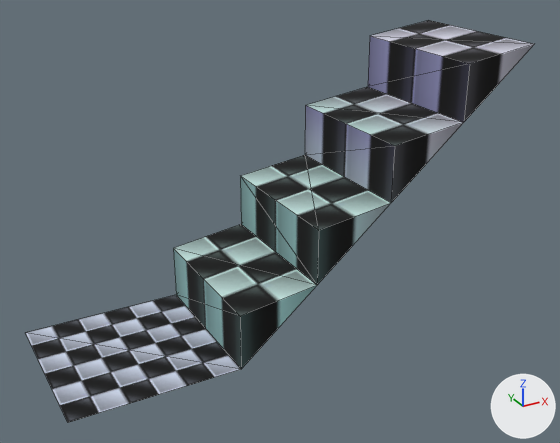
A saved change to the glTF model site/public/sm64ds/models/km1_dorifu1.glb.
Rendered twice from a camera (50 mm lens) standing at (-7.68, -9.12, 6.02) and looking at (-2.77, -0.18, 1.55). Every picture has the same lights, and +X, +Y and +Z are marked at lower right. The picture after the commit comes second. Mesh edges are drawn as thin lines. Vertices at exactly the same position are counted once.

Before the edit, the objects in view are built like this:
```python
me_km1_dorifu1 = bpy.data.meshes.new('km1_dorifu1')
me_km1_dorifu1.from_pydata(...)  # 20 vertices, 26 faces; spans x -6.25..0.78, y -1.17..1.17, z 0.0..3.91
me_km1_dorifu1.materials.append(mat_mat_yuka5)
ob_km1_dorifu1 = bpy.data.objects.new('km1_dorifu1', me_km1_dorifu1)
ob_km1_dorifu1.location = (0.0, 0.0, 0.0)
```
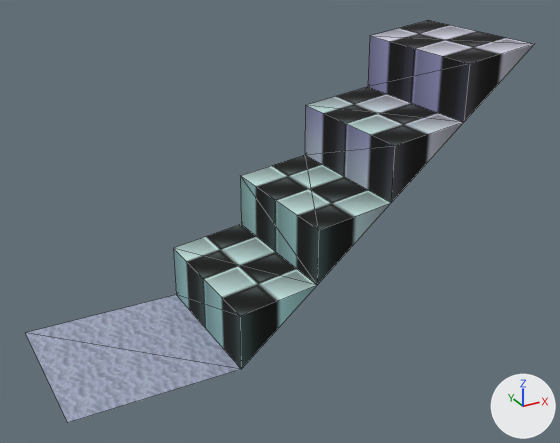
Pixel boxes [x1, y1, x2, y2] of what changed, in the pictures (560 x 443 px):
part 1 of me_km1_dorifu1, recoloured: [26, 295, 241, 423] in both

Diff of the bpy script that builds the scene:
```diff
--- a/site/public/sm64ds/models/km1_dorifu1.glb.py
+++ b/site/public/sm64ds/models/km1_dorifu1.glb.py
@@ img_yuka @@
+img_yuka = load_image('yuka', '_unpacked/yuka', 32, 32, 'sRGB')
@@ mat_mat_yuka_ue @@
+mat_mat_yuka_ue = bpy.data.materials.new('mat_yuka_ue')
+# uses the picture img_yuka
@@ me_km1_dorifu1 @@
 me_km1_dorifu1.from_pydata(...)  # 20 vertices, 26 faces; spans x -6.25..0.78, y -1.17..1.17, z 0.0..3.91
 # used by ob_km1_dorifu1; location = (0.0, 0.0, 0.0)
+# me_km1_dorifu1 part 1: all 2 faces centred in x -5.47..-4.69, y -0.39..0.39, z 0.0 switch from mat_mat_yuka5 to mat_mat_yuka_ue
```
